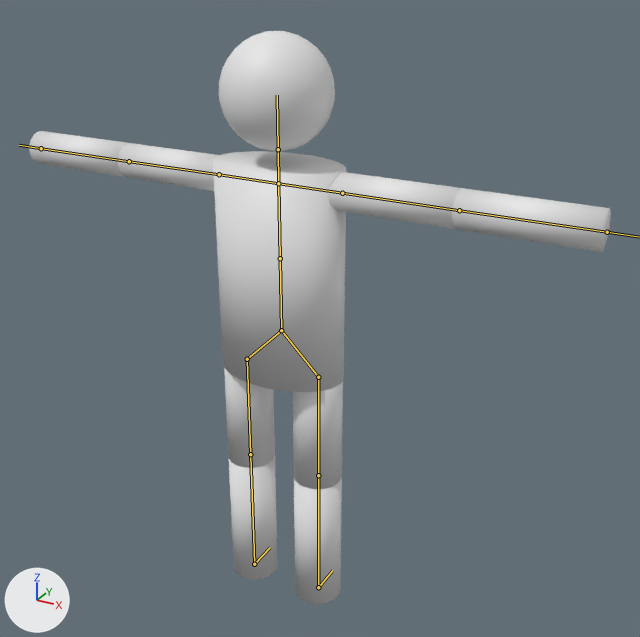
An edit to the Blender file Content/Resources/Character02.blend, drawn before and after from the same camera.
Rendered twice from a 50 mm lens placed at (63.2, -103.0, 100.7), pointed at (6.3, 0.4, 49.0). Lighting does not change. The marker at lower left points along +X, +Y and +Z. The bones that bend it are drawn over the model as lines.
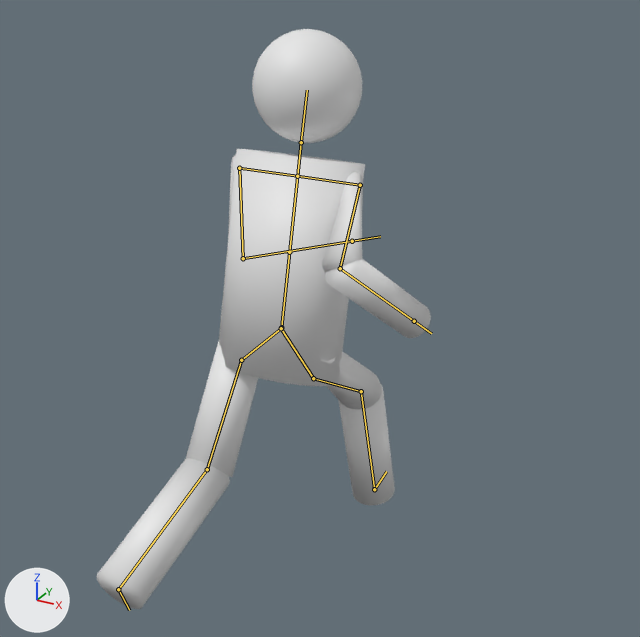
The newer file adds an action. The first version stands in its rest pose; the second is drawn at frame 30 of the action 'run'.

Pixel boxes [x1, y1, x2, y2] of what changed, in the pictures (640 x 637 px):
'mesh', posed (42% narrower)
    before: [29, 31, 611, 604]
    after: [96, 29, 431, 609]
bone 'spine01', root to tip
    before: (281, 330) to (280, 258)
    after: (281, 327) to (289, 252)
bone 'upperarm_l', root to tip
    before: (219, 174) to (129, 161)
    after: (239, 168) to (243, 258)
bone 'lowerarm_l', root to tip
    before: (129, 161) to (41, 148)
    after: (243, 258) to (352, 241)
bone 'upperarm_r', root to tip
    before: (342, 193) to (459, 210)
    after: (360, 185) to (340, 268)
bone 'lowerarm_r', root to tip
    before: (459, 210) to (607, 232)
    after: (340, 268) to (414, 321)
bone 'thigh_l', root to tip
    before: (247, 359) to (250, 454)
    after: (241, 360) to (207, 469)
bone 'calf_l', root to tip
    before: (250, 454) to (254, 564)
    after: (207, 469) to (118, 589)
bone 'thigh_r', root to tip
    before: (318, 377) to (318, 475)
    after: (313, 378) to (361, 391)
bone 'calf_r', root to tip
    before: (318, 475) to (318, 587)
    after: (361, 391) to (374, 489)

The edits, one by one:
Bone 'spine01' (bone_spine01) moves from (0.0, 0.0, 0.0) to (0.0, 0.05, 0.0).
Bone 'spine01' (bone_spine01) turns from (0, 0, 0) to (-14, 0, 0) degrees about its own x, y and z.
Bone 'upperarm_l' (bone_upperarm_l) turns from (0, 0, 0) to (-46, 51, 41) degrees about its own x, y and z.
Bone 'lowerarm_l' (bone_lowerarm_l) turns from (0, 0, 0) to (-98, -16, 18) degrees about its own x, y and z.
Bone 'upperarm_r' (bone_upperarm_r) turns from (0, 0, 0) to (50, -12, -80) degrees about its own x, y and z.
Bone 'lowerarm_r' (bone_lowerarm_r) turns from (0, 0, 0) to (-115, 14, -23) degrees about its own x, y and z.
Bone 'thigh_l' (bone_thigh_l) turns from (0, 0, 0) to (0, 0, 23) degrees about its own x, y and z.
Bone 'calf_l' (bone_calf_l) turns from (0, 0, 0) to (0, 0, 35) degrees about its own x, y and z.
Bone 'thigh_r' (bone_thigh_r) turns from (0, 0, 0) to (2, -1, 72) degrees about its own x, y and z.
Bone 'calf_r' (bone_calf_r) turns from (0, 0, 0) to (0, 0, -47) degrees about its own x, y and z.
